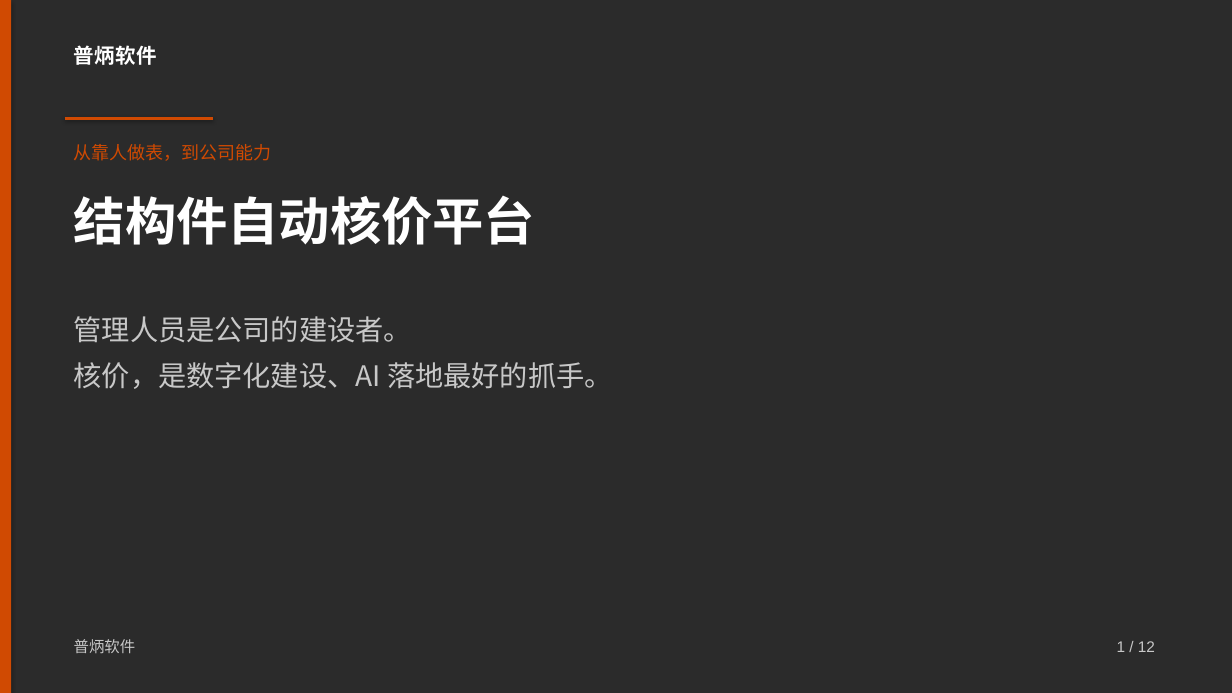
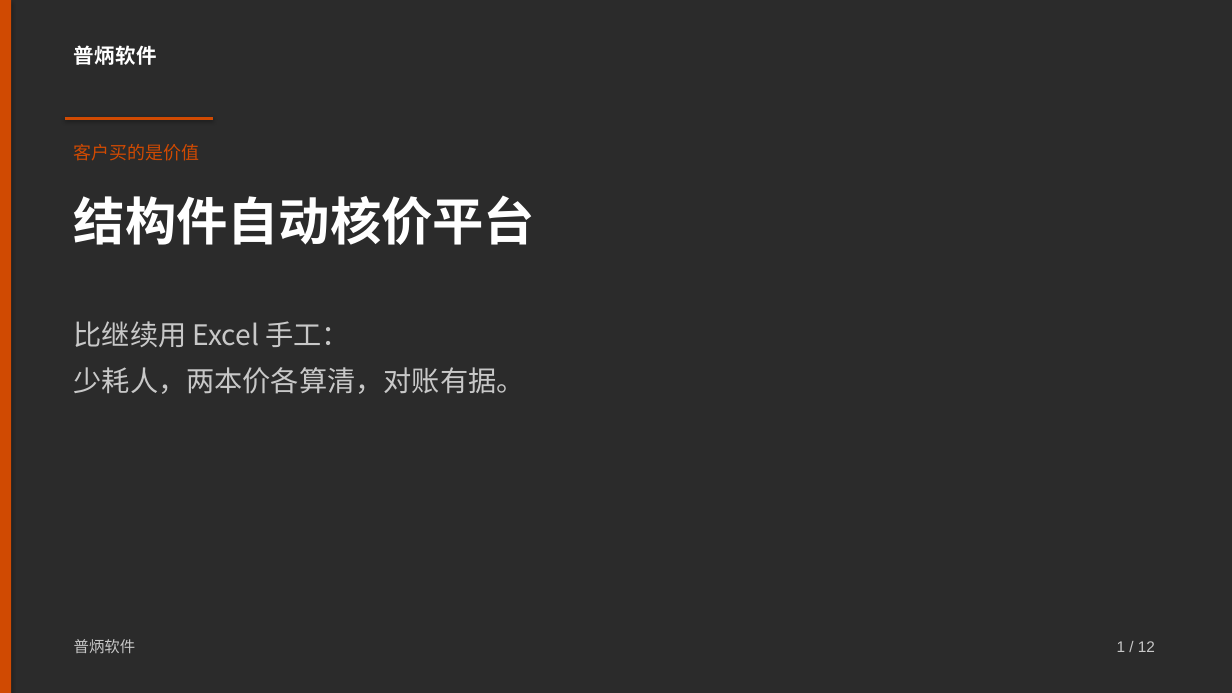
Before and after one commit to pulinzhang/structure-costing-platform, a slide deck: slide 1 of docs/结构件自动核价平台-产品介绍.pptx. Drawn at 1232x693 pixels with LibreOffice and Linux fonts; fonts in the diff are those of the drawing. Boxes give left, top, right and bottom in pixels: in the first picture for what was removed or moved away, otherwise in the second. Text is boxed around its words. In the diff, an @@ line names an element or a change of style, - is before the commit and + after.

```diff
--- a/docs/结构件自动核价平台-产品介绍.pptx
+++ b/docs/结构件自动核价平台-产品介绍.pptx
@@ text at box(74, 144, 200, 161): text changed @@
-从靠人做表，到公司能力
+客户买的是价值
@@ text at box(74, 321, 525, 394): text changed @@
-管理人员是公司的建设者。
-核价，是数字化建设、AI 落地最好的抓手。
+比继续用 Excel 手工：
+少耗人，两本价各算清，对账有据。
```
Also in this commit, not shown: 5 other slides changed, 6 slides added, 6 slides removed, 1 other file.
